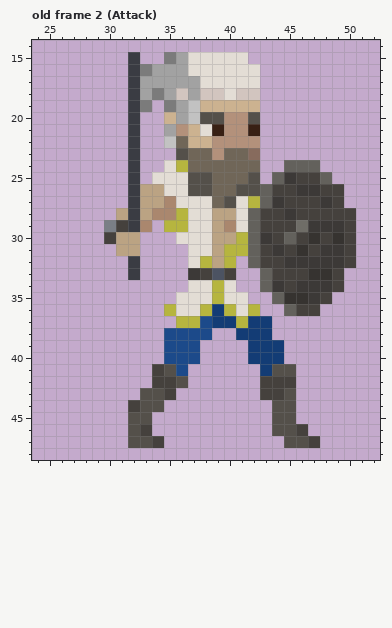
One commit to this pixel-art file: NeverShallWeDie/Assets/Sprites/Enemies/Prologue/AxeNavy/AxeNavy.aseprite. Above, as it was before the edit.
80x64 pixels, 19 frames. Colours within 5 levels of each other are drawn and written as one. Shown: old frame 2 (Attack): x 24..52, y 14..48. The commit also changed other frames, which this record leaves out.
The result:
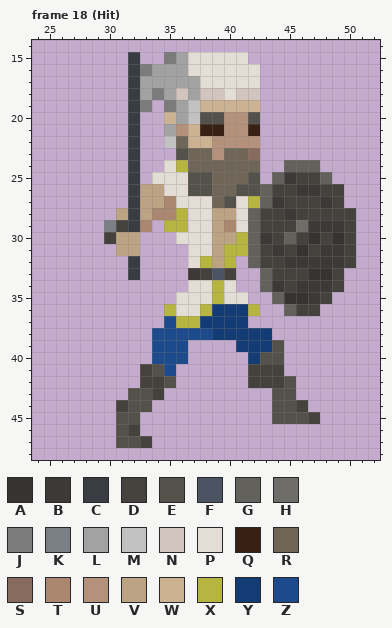
Palette (. is transparent): A #363330  B #3c3937  C #3a3c43  D #45413d  E #54504a  F #4c5362  G #63615c  H #6f6d67  J #7b7b7b  K #7a7f86  L #a2a2a2  M #c2c2c2  N #d2c5bf  P #e3ddd5  Q #382014  R #706658  S #876b5d  T #aa876e  U #b3917b  V #bba383  W #ccb290  X #b6b53f  Y #133c75  Z #1c4a8a
A new or re-ordered frame is compared with the old frame closest to it.
What changed:
frames re-ordered
Frame 18 (Hit) against old frame 2 (Attack), layers "Layer 2", "Layer 1":
Colour D is added in rows 41 to 42 at x 33 and 42; in row 44 at x 31 and 46; in row 45 at x 47.
Colour D replaces colour E in row 41 at x 44; in row 43 at x 34; in row 46 at x 32; in row 47 at x 33.
Colour D replaces colour Y in row 41 at x 43.
Colour E is added in row 43 at x 32; in row 45 at x 31 and 46; in rows 46 to 47 at x 31.
Colour E replaces colour D in row 41 at x 34; in row 42 at x 35 and 45; in row 43 at x 44; in row 44 at x 32.
Colour E replaces colour Y in row 39 at x 44; in row 40 at x 43 to 44.
Colour Q replaces colour P in row 21 at x 38.
Colour Y is added in row 38 at x 39 to 40; in row 39 at x 41.
Colour Y replaces colour P in row 36 at x 41.
Colour Y replaces colour X in row 36 at x 40; in row 37 at x 41.
Colour Y replaces colour Z in row 37 at x 38.
Colour Z is added in row 37 at x 35; in rows 38 to 40 at x 34.
Colour Z replaces colour E in row 41 at x 35.
Colour D is gone in row 43 at x 35 and 43; in row 46 at x 33 and 46; in row 47 at x 34 and 47.
Colour E is gone in row 41 at x 45; in row 42 at x 36; in row 44 at x 34; in row 45 at x 33; in row 46 at x 44 to 45; in row 47 at x 45 to 46.
Colour Y is gone in row 37 at x 42 to 43.
Colour Z is gone in rows 39 to 40 at x 37; in row 41 at x 36.
